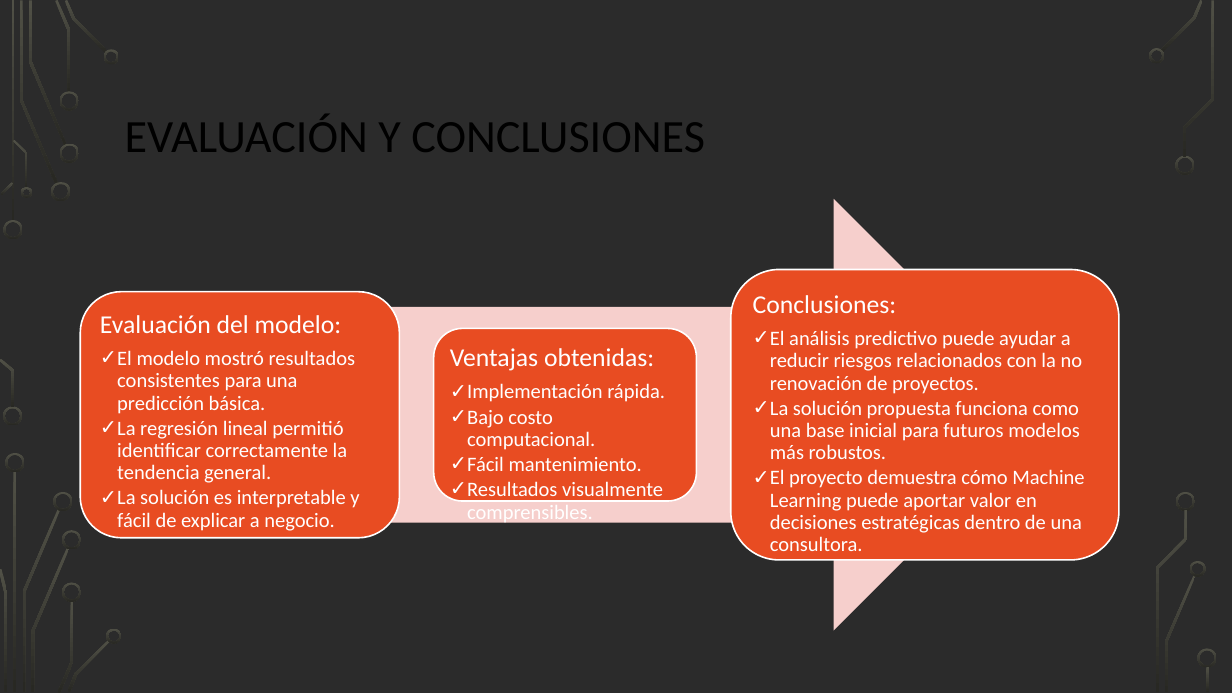
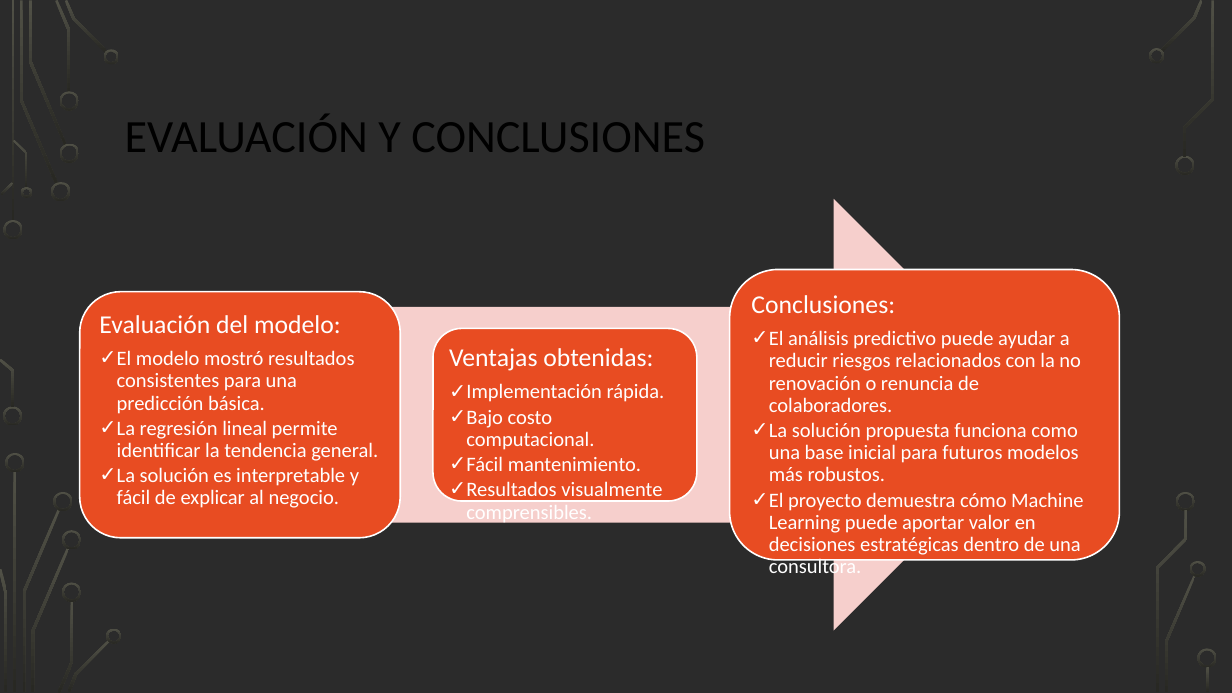
Before and after one commit to dani23gv/ProyectoFinalPython, a slide deck: slide 10 of ProyectoFinalUTEC_DanielGranados_Presentacion.pptx (slide 9 before the commit). Drawn at 1232x693 pixels with LibreOffice and Linux fonts; fonts in the diff are those of the drawing; background and template pictures are left out; a plain dark background stands for a picture behind light text. Boxes give left, top, right and bottom in pixels: in the first picture for what was removed or moved away, otherwise in the second. Text is boxed around its words. In the diff, an @@ line names an element or a change of style, - is before the commit and + after.

```diff
--- a/ProyectoFinalUTEC_DanielGranados_Presentacion.pptx
+++ b/ProyectoFinalUTEC_DanielGranados_Presentacion.pptx
@@ text at bbox=[769, 330, 1081, 412]: text changed @@
-  ✓ El análisis predictivo puede ayudar a reducir riesgos relacionados con la no renovación de proyectos.
+  ✓ El análisis predictivo puede ayudar a reducir riesgos relacionados con la no renovación o renuncia de colaboradores.
@@ text at bbox=[117, 420, 378, 508]: text changed @@
-  ✓ La regresión lineal permitió identificar correctamente la tendencia general.
-  ✓ La solución es interpretable y fácil de explicar a negocio.
+  ✓ La regresión lineal permite identificar la tendencia general.
+  ✓ La solución es interpretable y fácil de explicar al negocio.
```
Also in this commit, not shown: 6 other slides changed, 2 slides added, 1 slide removed.
